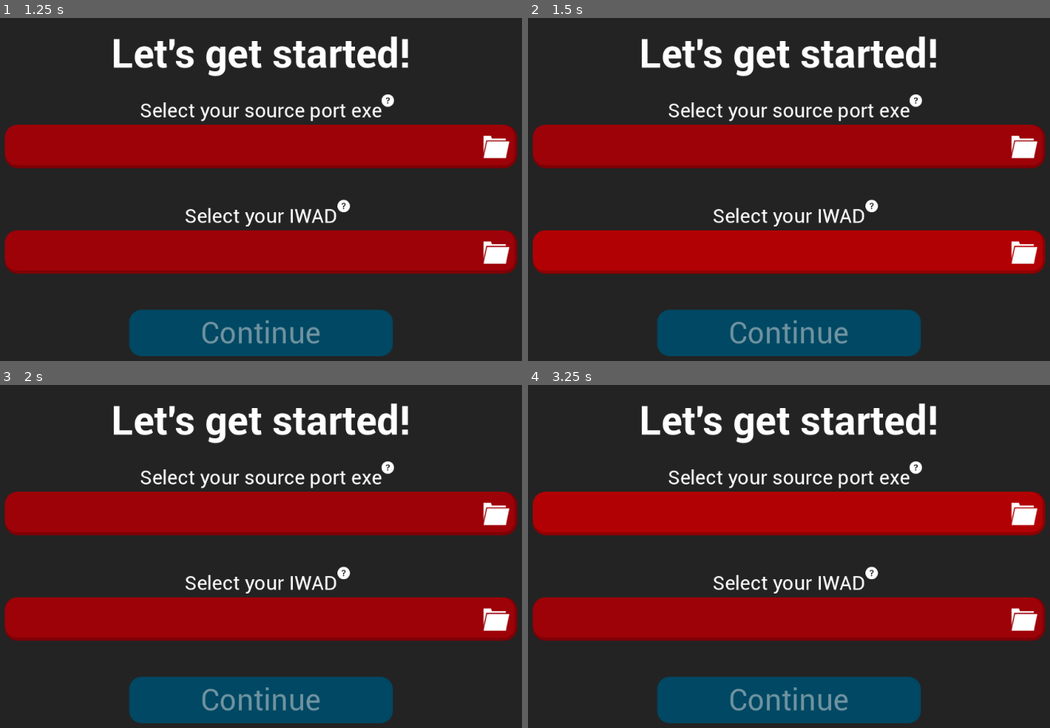
Above: before the commit, frames 1-4 (two rows, left to right).
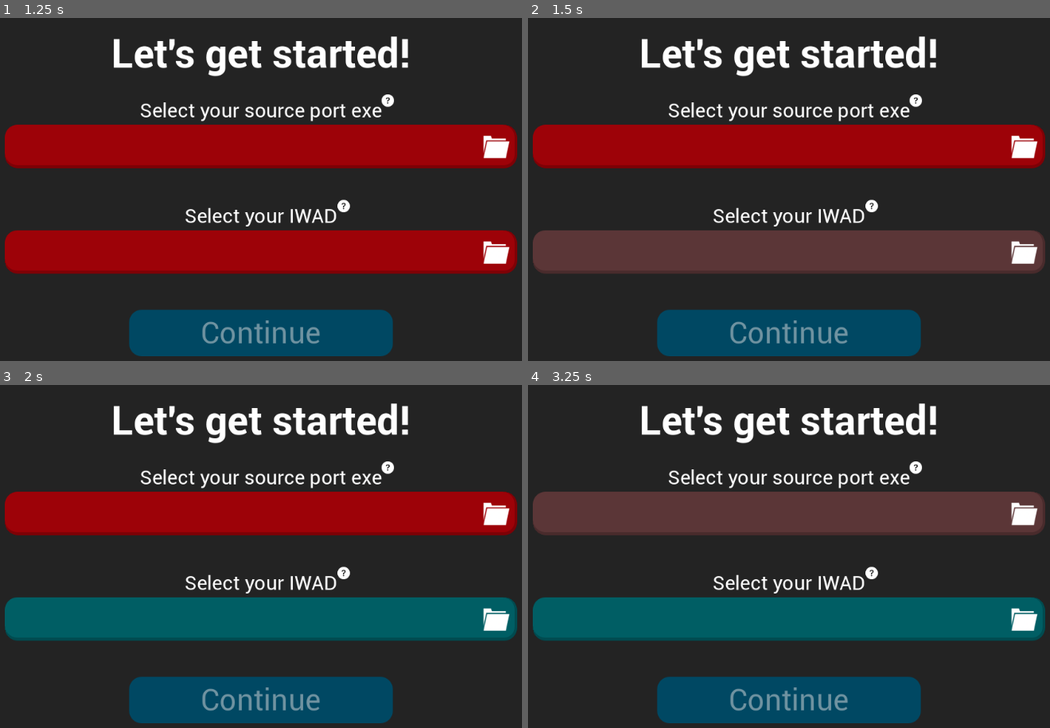
Above: after the commit, the same moments.

Repository: popcar2/CleanDoom
Game: Godot game, scene res://Scenes/MainScene/main_scene.tscn
Same seed, same stepped clock (60 frames per second), same inputs: the game is played once before the commit and once after it.
Inputs (mouse positions are in pixels of both pictures, inside the frame that each line leads up to):
- Up to frame 1 (1.25 s): move the mouse to (401, 186) at 0.52 s; tap Delete (delete) at 0.6 s; click (401, 186) at 0.67 s
- Up to frame 2 (1.5 s): tap Enter at 1.25 s; drag from (663, 223) to (757, 278) at 1.27 s
- Up to frame 3 (2 s): no input
- Up to frame 4 (3.25 s): move the mouse to (851, 487) at 2.02 s; tap Delete (delete) at 2.1 s; click (851, 487) at 2.17 s; tap Space at 2.75 s; drag from (757, 645) to (595, 515) at 2.77 s

Frame 1 is identical in both runs. In frame 2, 12% of the frame differs, in the area x 0-100%, y 61-75%; in frame 3, 12%; in frame 4, 25%, in the area x 0-100%, y 31-75%.

Commit message:
Implement theming support via color palette swapping

Diff:
--- a/Scenes/Autoloads/GlobalConfig/global_config.gd
+++ b/Scenes/Autoloads/GlobalConfig/global_config.gd
@@ -1,9 +1,6 @@
 extends Node
 
 @onready var main_scene: MainScene
-
-var color_red: Color = Color("9D0208")
-var color_red_selected: Color = Color("D00000")
 
 var default_exe: String
 var default_iwad: String
--- /dev/null
+++ b/Scenes/Autoloads/ThemeManager/theme_manager.gd
@@ -0,0 +1,43 @@
+extends Node
+
+## This has to be the dumbest and most brilliant idea I've ever had.
+## Rather than manage themes, I just have global color constants and
+## self_modulate everything in specific groups so I can quickly change
+## color palettes. WHAT COULD GO WRONG!?!??!!
+
+@export var background_color: Color = Color("232323")
+@export var panel_light: Color = Color("ab020a")
+@export var panel_default: Color = Color("9d0208")
+@export var panel_dark: Color = Color("370600")
+@export var panel_highlight: Color = Color("d00000")
+@export var panel_flash: Color = Color("faa307")
+@export var panel_selected: Color = Color.DARK_CYAN
+
+func _enter_tree():
+	RenderingServer.set_default_clear_color(background_color)
+	get_tree().node_added.connect(set_color)
+
+func set_color(node: Node):
+	if !(node is Control):
+		return
+
+	if node.is_in_group("color_panel_default"):
+		node.self_modulate = panel_default
+	elif node.is_in_group("color_panel_dark"):
+		node.self_modulate = panel_dark
+	elif node.is_in_group("color_panel_light"):
+		node.self_modulate = panel_light
+	elif node.is_in_group("color_button_regular"):
+		set_button_color(node, panel_default, panel_highlight, panel_default.darkened(0.05), panel_dark)
+	elif node.is_in_group("color_button_dark"):
+		set_button_color(node, panel_dark, panel_highlight, panel_default.darkened(0.05), panel_dark)
+	elif node.is_in_group("color_button_toggle"):
+		set_button_color(node, panel_default.darkened(0.25), panel_highlight, panel_light, panel_dark)
+
+func set_button_color(button: Button, normal_color: Color, hover_color: Color, pressed_color: Color, disabled_color: Color):
+	button["theme_override_styles/normal"]["bg_color"] = normal_color
+	button["theme_override_styles/hover"]["bg_color"] = hover_color
+	if button["theme_override_styles/pressed"] != null:
+		button["theme_override_styles/pressed"]["bg_color"] = pressed_color
+	if button["theme_override_styles/disabled"] != null:
+		button["theme_override_styles/disabled"]["bg_color"] = disabled_color
--- /dev/null
+++ b/Scenes/Autoloads/ThemeManager/theme_manager.tscn
@@ -0,0 +1,12 @@
+[gd_scene load_steps=2 format=3 uid="uid://c7yrt2pu8jprc"]
+
+[ext_resource type="Script" path="res://Scenes/Autoloads/ThemeManager/theme_manager.gd" id="1_25m6i"]
+
+[node name="ThemeManager" type="Node"]
+script = ExtResource("1_25m6i")
+panel_light = Color(0, 0.403922, 0.427451, 1)
+panel_default = Color(0, 0.368627, 0.392157, 1)
+panel_dark = Color(0, 0.12549, 0.12549, 1)
+panel_highlight = Color(0, 0.498039, 0.478431, 1)
+panel_flash = Color(0.262745, 0.862745, 0, 1)
+panel_selected = Color(0.254902, 0.478431, 0.768627, 1)
--- a/Scenes/Intro/ExeSelect.gd
+++ b/Scenes/Intro/ExeSelect.gd
@@ -17,12 +17,12 @@
 
 func _on_mouse_entered() -> void:
 	var tween: Tween = create_tween()
-	tween.tween_property(self, "self_modulate", GlobalConfig.color_red_selected, 0.2)
+	tween.tween_property(self, "self_modulate", ThemeManager.panel_highlight, 0.2)
 	is_mouse_inside = true
 
 func _on_mouse_exited() -> void:
 	var tween: Tween = create_tween()
-	tween.tween_property(self, "self_modulate", GlobalConfig.color_red, 0.2)
+	tween.tween_property(self, "self_modulate", ThemeManager.panel_default, 0.2)
 	is_mouse_inside = false
 
 func _on_file_dialog_file_selected(path: String) -> void:
--- a/Scenes/MainScene/main_scene.tscn
+++ b/Scenes/MainScene/main_scene.tscn
@@ -42,7 +42,7 @@
 corner_radius_bottom_left = 8
 
 [sub_resource type="StyleBoxFlat" id="StyleBoxFlat_xdyki"]
-bg_color = Color(0.215686, 0.0235294, 0, 1)
+bg_color = Color(1, 1, 1, 1)
 border_color = Color(0.615686, 0.00784314, 0.0313726, 1)
 corner_radius_top_left = 6
 corner_radius_top_right = 6
@@ -59,7 +59,7 @@
 border_width_top = 5
 border_width_right = 5
 border_width_bottom = 5
-border_color = Color(0.615686, 0.00784314, 0.0313726, 1)
+border_color = Color(1, 1, 1, 1)
 corner_radius_top_left = 20
 corner_radius_top_right = 20
 corner_radius_bottom_right = 20
@@ -67,7 +67,7 @@
 corner_detail = 12
 
 [sub_resource type="StyleBoxFlat" id="StyleBoxFlat_e4rlo"]
-bg_color = Color(0.215686, 0.0235294, 0, 1)
+bg_color = Color(1, 1, 1, 1)
 corner_radius_top_left = 16
 corner_radius_top_right = 16
 corner_radius_bottom_right = 16
@@ -84,7 +84,7 @@
 corner_radius_bottom_left = 20
 
 [sub_resource type="StyleBoxFlat" id="StyleBoxFlat_oiimo"]
-bg_color = Color(0.215686, 0.0235294, 0, 1)
+bg_color = Color(1, 1, 1, 1)
 corner_radius_bottom_right = 25
 corner_radius_bottom_left = 25
 expand_margin_left = 3.0
@@ -272,7 +272,7 @@
 filters = PackedStringArray("*.wad,*.pk3; Doom Wad")
 use_native_dialog = true
 
-[node name="RemoveModButton" type="Button" parent="ModsMenu/Control"]
+[node name="RemoveModButton" type="Button" parent="ModsMenu/Control" groups=["color_button_regular"]]
 unique_name_in_owner = true
 layout_mode = 1
 anchors_preset = 3
@@ -295,7 +295,8 @@
 text = "-"
 script = ExtResource("4_kahvs")
 
-[node name="ConsoleCommands" type="Panel" parent="ModsMenu/Control"]
+[node name="ConsoleCommands" type="Panel" parent="ModsMenu/Control" groups=["color_panel_dark"]]
+self_modulate = Color(0.215686, 0.0235294, 0, 1)
 custom_minimum_size = Vector2(300, 35)
 layout_mode = 1
 anchors_preset = 12
@@ -329,11 +330,13 @@
 placeholder_text = "Write custom commands here..."
 script = ExtResource("7_v2i11")
 
-[node name="PanelBorder" type="PanelContainer" parent="ModsMenu"]
+[node name="PanelBorder" type="PanelContainer" parent="ModsMenu" groups=["color_panel_default"]]
+self_modulate = Color(0.615686, 0.00784314, 0.0313726, 1)
 layout_mode = 2
 theme_override_styles/panel = SubResource("StyleBoxFlat_pveqh")
 
-[node name="PanelContainer" type="PanelContainer" parent="ModsMenu/PanelBorder"]
+[node name="PanelContainer" type="PanelContainer" parent="ModsMenu/PanelBorder" groups=["color_panel_dark"]]
+self_modulate = Color(0.215686, 0.0235294, 0, 1)
 clip_children = 2
 layout_mode = 2
 theme_override_styles/panel = SubResource("StyleBoxFlat_e4rlo")
@@ -386,7 +389,7 @@
 theme_override_constants/separation = 40
 alignment = 1
 
-[node name="ExeSelect" type="Panel" parent="TopBar"]
+[node name="ExeSelect" type="Panel" parent="TopBar" groups=["color_panel_default"]]
 self_modulate = Color(0.615686, 0.00784314, 0.0313726, 1)
 custom_minimum_size = Vector2(200, 50)
 layout_mode = 2
@@ -478,9 +481,10 @@
 text = "Profiles"
 fit_content = true
 
-[node name="ProfilesContainer" type="PanelContainer" parent="TopBar/ProfileSelectMenus"]
+[node name="ProfilesContainer" type="PanelContainer" parent="TopBar/ProfileSelectMenus" groups=["color_panel_dark"]]
 unique_name_in_owner = true
 visible = false
+self_modulate = Color(0.215686, 0.0235294, 0, 1)
 layout_mode = 1
 anchors_preset = 10
 anchor_right = 1.0
@@ -495,7 +499,7 @@
 layout_mode = 2
 theme_override_constants/separation = 4
 
-[node name="ProfileSelect" type="Panel" parent="TopBar/ProfileSelectMenus"]
+[node name="ProfileSelect" type="Panel" parent="TopBar/ProfileSelectMenus" groups=["color_panel_default"]]
 unique_name_in_owner = true
 self_modulate = Color(0.615686, 0.00784314, 0.0313726, 1)
 custom_minimum_size = Vector2(200, 50)
@@ -548,7 +552,7 @@
 texture = ExtResource("5_yykeh")
 expand_mode = 1
 
-[node name="IWADSelect" type="Panel" parent="TopBar"]
+[node name="IWADSelect" type="Panel" parent="TopBar" groups=["color_panel_default"]]
 self_modulate = Color(0.615686, 0.00784314, 0.0313726, 1)
 custom_minimum_size = Vector2(200, 50)
 layout_mode = 2
@@ -660,7 +664,6 @@
 text = "Settings"
 
 [node name="Settings" type="Control" parent="."]
-visible = false
 layout_mode = 1
 anchors_preset = 15
 anchor_right = 1.0
@@ -738,7 +741,7 @@
 layout_mode = 2
 size_flags_horizontal = 3
 
-[node name="CloseAfterStartButton" type="Button" parent="Settings/ColorRect/MarginContainer/Panel/VBoxContainer/HBoxContainer/Control"]
+[node name="CloseAfterStartButton" type="Button" parent="Settings/ColorRect/MarginContainer/Panel/VBoxContainer/HBoxContainer/Control" groups=["color_button_toggle"]]
 unique_name_in_owner = true
 layout_mode = 1
 anchors_preset = 13
@@ -871,7 +874,7 @@
 theme_override_styles/pressed = SubResource("StyleBoxFlat_vckgf")
 text = "Back"
 
-[node name="DonateButton" type="Button" parent="Settings"]
+[node name="DonateButton" type="Button" parent="Settings" groups=["color_button_toggle"]]
 layout_mode = 1
 anchors_preset = 3
 anchor_left = 1.0
@@ -958,7 +961,7 @@
 grow_vertical = 0
 theme_override_constants/separation = 20
 
-[node name="Cancel" type="Button" parent="MissingModsPopup/Control/HBoxContainer"]
+[node name="Cancel" type="Button" parent="MissingModsPopup/Control/HBoxContainer" groups=["color_button_regular"]]
 layout_mode = 2
 size_flags_horizontal = 3
 theme_override_font_sizes/font_size = 20
@@ -967,7 +970,7 @@
 theme_override_styles/pressed = SubResource("StyleBoxFlat_un2vf")
 text = "Cancel"
 
-[node name="Start" type="Button" parent="MissingModsPopup/Control/HBoxContainer"]
+[node name="Start" type="Button" parent="MissingModsPopup/Control/HBoxContainer" groups=["color_button_regular"]]
 layout_mode = 2
 size_flags_horizontal = 3
 theme_override_font_sizes/font_size = 20
--- a/Scenes/MainScene/profile_select.gd
+++ b/Scenes/MainScene/profile_select.gd
@@ -29,12 +29,12 @@
 
 func _on_mouse_entered() -> void:
 	var tween: Tween = create_tween()
-	tween.tween_property(self, "self_modulate", GlobalConfig.color_red_selected, 0.2)
+	tween.tween_property(self, "self_modulate", ThemeManager.panel_highlight, 0.2)
 	is_mouse_over = true
 
 func _on_mouse_exited() -> void:
 	var tween: Tween = create_tween()
-	tween.tween_property(self, "self_modulate", GlobalConfig.color_red, 0.2)
+	tween.tween_property(self, "self_modulate", ThemeManager.panel_default, 0.2)
 	is_mouse_over = false
 
 func toggle_profiles_container():
--- a/Scenes/ModPanel/mod_panel.gd
+++ b/Scenes/ModPanel/mod_panel.gd
@@ -27,7 +27,7 @@
 	tween.set_trans(Tween.TRANS_SINE)
 
 	var current_color: Color = self_modulate
-	tween.tween_property(self, "self_modulate", current_color, 0.75).from(Color("FAA307"))
+	tween.tween_property(self, "self_modulate", current_color, 0.75).from(ThemeManager.panel_flash)
 
 func _input(event: InputEvent) -> void:
 	# Handle dragging and re-ordering of mods
@@ -69,7 +69,7 @@
 			queue_free()
 
 func select_panel() -> void:
-	self_modulate = Color.DARK_CYAN
+	self_modulate = ThemeManager.panel_selected
 	selected_panel = self
 
 func deselect_panel() -> void:
--- a/Scenes/ModPanel/mod_panel.tscn
+++ b/Scenes/ModPanel/mod_panel.tscn
@@ -8,7 +8,7 @@
 [sub_resource type="StyleBoxFlat" id="StyleBoxFlat_o12b3"]
 bg_color = Color(1, 1, 1, 1)
 
-[node name="ModPanel" type="Panel"]
+[node name="ModPanel" type="Panel" groups=["color_panel_light"]]
 self_modulate = Color(0.670588, 0.00784314, 0.0392157, 1)
 custom_minimum_size = Vector2(0, 30)
 anchors_preset = 10
--- a/Scenes/NewProfile/new_profile_button.gd
+++ b/Scenes/NewProfile/new_profile_button.gd
@@ -6,8 +6,8 @@
 
 func _on_mouse_entered() -> void:
 	var tween: Tween = create_tween()
-	tween.tween_property(self, "self_modulate", GlobalConfig.color_red_selected, 0.15)
+	tween.tween_property(self, "self_modulate", ThemeManager.panel_selected, 0.15)
 
 func _on_mouse_exited() -> void:
 	var tween: Tween = create_tween()
-	tween.tween_property(self, "self_modulate", GlobalConfig.color_red, 0.15)
+	tween.tween_property(self, "self_modulate", ThemeManager.panel_default, 0.15)
--- a/Scenes/NewProfile/new_profile_button.tscn
+++ b/Scenes/NewProfile/new_profile_button.tscn
@@ -8,7 +8,7 @@
 corner_radius_bottom_right = 20
 corner_radius_bottom_left = 20
 
-[node name="Panel" type="Panel"]
+[node name="Panel" type="Panel" groups=["color_panel_default"]]
 self_modulate = Color(0.615686, 0.00784314, 0.0313726, 1)
 custom_minimum_size = Vector2(0, 40)
 anchors_preset = 15
--- a/Scenes/NewProfile/new_profile_window.tscn
+++ b/Scenes/NewProfile/new_profile_window.tscn
@@ -8,8 +8,8 @@
 default_font = ExtResource("1_7ijqi")
 
 [sub_resource type="StyleBoxFlat" id="StyleBoxFlat_cf8v5"]
-bg_color = Color(0.215686, 0.0235294, 0, 1)
-border_color = Color(0.615686, 0.00784314, 0.0313726, 1)
+bg_color = Color(1, 1, 1, 1)
+border_color = Color(0.619608, 0.619608, 0.619608, 1)
 corner_radius_top_left = 6
 corner_radius_top_right = 6
 corner_radius_bottom_right = 6
@@ -65,7 +65,8 @@
 grow_vertical = 2
 theme = SubResource("Theme_x5ffo")
 
-[node name="ProfileNamePanel" type="Panel" parent="Control"]
+[node name="ProfileNamePanel" type="Panel" parent="Control" groups=["color_panel_dark"]]
+self_modulate = Color(0.215686, 0.0235294, 0, 1)
 custom_minimum_size = Vector2(300, 35)
 layout_mode = 1
 anchors_preset = 10
@@ -110,7 +111,7 @@
 grow_vertical = 0
 theme_override_constants/separation = 20
 
-[node name="Cancel" type="Button" parent="Control/HBoxContainer"]
+[node name="Cancel" type="Button" parent="Control/HBoxContainer" groups=["color_button_regular"]]
 layout_mode = 2
 size_flags_horizontal = 3
 theme_override_font_sizes/font_size = 20
@@ -119,7 +120,7 @@
 theme_override_styles/pressed = SubResource("StyleBoxFlat_f18fy")
 text = "Cancel"
 
-[node name="Continue" type="Button" parent="Control/HBoxContainer"]
+[node name="Continue" type="Button" parent="Control/HBoxContainer" groups=["color_button_regular"]]
 layout_mode = 2
 size_flags_horizontal = 3
 theme_override_font_sizes/font_size = 20
--- a/Scenes/ProfilePanel/profile_panel.gd
+++ b/Scenes/ProfilePanel/profile_panel.gd
@@ -14,8 +14,8 @@
 
 func _on_mouse_entered() -> void:
 	var tween: Tween = create_tween()
-	tween.tween_property(self, "self_modulate", GlobalConfig.color_red_selected, 0.15)
+	tween.tween_property(self, "self_modulate", ThemeManager.panel_selected, 0.15)
 
 func _on_mouse_exited() -> void:
 	var tween: Tween = create_tween()
-	tween.tween_property(self, "self_modulate", GlobalConfig.color_red, 0.15)
+	tween.tween_property(self, "self_modulate", ThemeManager.panel_default, 0.15)
--- a/Scenes/ProfilePanel/profile_panel.tscn
+++ b/Scenes/ProfilePanel/profile_panel.tscn
@@ -10,7 +10,7 @@
 bg_color = Color(1, 1, 1, 1)
 
 [sub_resource type="StyleBoxFlat" id="StyleBoxFlat_ejdsj"]
-bg_color = Color(0.282353, 0, 0, 1)
+bg_color = Color(0.215686, 0.0235294, 0, 1)
 
 [sub_resource type="StyleBoxFlat" id="StyleBoxFlat_n8c3v"]
 bg_color = Color(0.815686, 0, 0, 1)
@@ -49,7 +49,7 @@
 corner_radius_bottom_right = 5
 corner_radius_bottom_left = 5
 
-[node name="ProfilePanel" type="Panel"]
+[node name="ProfilePanel" type="Panel" groups=["color_panel_default"]]
 self_modulate = Color(0.615686, 0.00784314, 0.0313726, 1)
 custom_minimum_size = Vector2(0, 40)
 anchors_preset = 10
@@ -99,7 +99,7 @@
 text = "[center]This is a profile right?"
 fit_content = true
 
-[node name="TrashButton" type="Button" parent="HBoxContainer"]
+[node name="TrashButton" type="Button" parent="HBoxContainer" groups=["color_button_dark"]]
 unique_name_in_owner = true
 custom_minimum_size = Vector2(40, 0)
 layout_mode = 2
@@ -158,7 +158,7 @@
 grow_vertical = 0
 theme_override_constants/separation = 20
 
-[node name="Cancel" type="Button" parent="HBoxContainer/TrashButton/DeleteProfileWindow/Control/HBoxContainer"]
+[node name="Cancel" type="Button" parent="HBoxContainer/TrashButton/DeleteProfileWindow/Control/HBoxContainer" groups=["color_button_regular"]]
 layout_mode = 2
 size_flags_horizontal = 3
 theme_override_font_sizes/font_size = 20
@@ -167,7 +167,7 @@
 theme_override_styles/pressed = SubResource("StyleBoxFlat_jwnkh")
 text = "Cancel"
 
-[node name="Delete" type="Button" parent="HBoxContainer/TrashButton/DeleteProfileWindow/Control/HBoxContainer"]
+[node name="Delete" type="Button" parent="HBoxContainer/TrashButton/DeleteProfileWindow/Control/HBoxContainer" groups=["color_button_regular"]]
 layout_mode = 2
 size_flags_horizontal = 3
 theme_override_font_sizes/font_size = 20
--- a/project.godot
+++ b/project.godot
@@ -25,6 +25,7 @@
 [autoload]
 
 GlobalConfig="*res://Scenes/Autoloads/GlobalConfig/global_config.tscn"
+ThemeManager="*res://Scenes/Autoloads/ThemeManager/theme_manager.tscn"
 
 [display]
 
